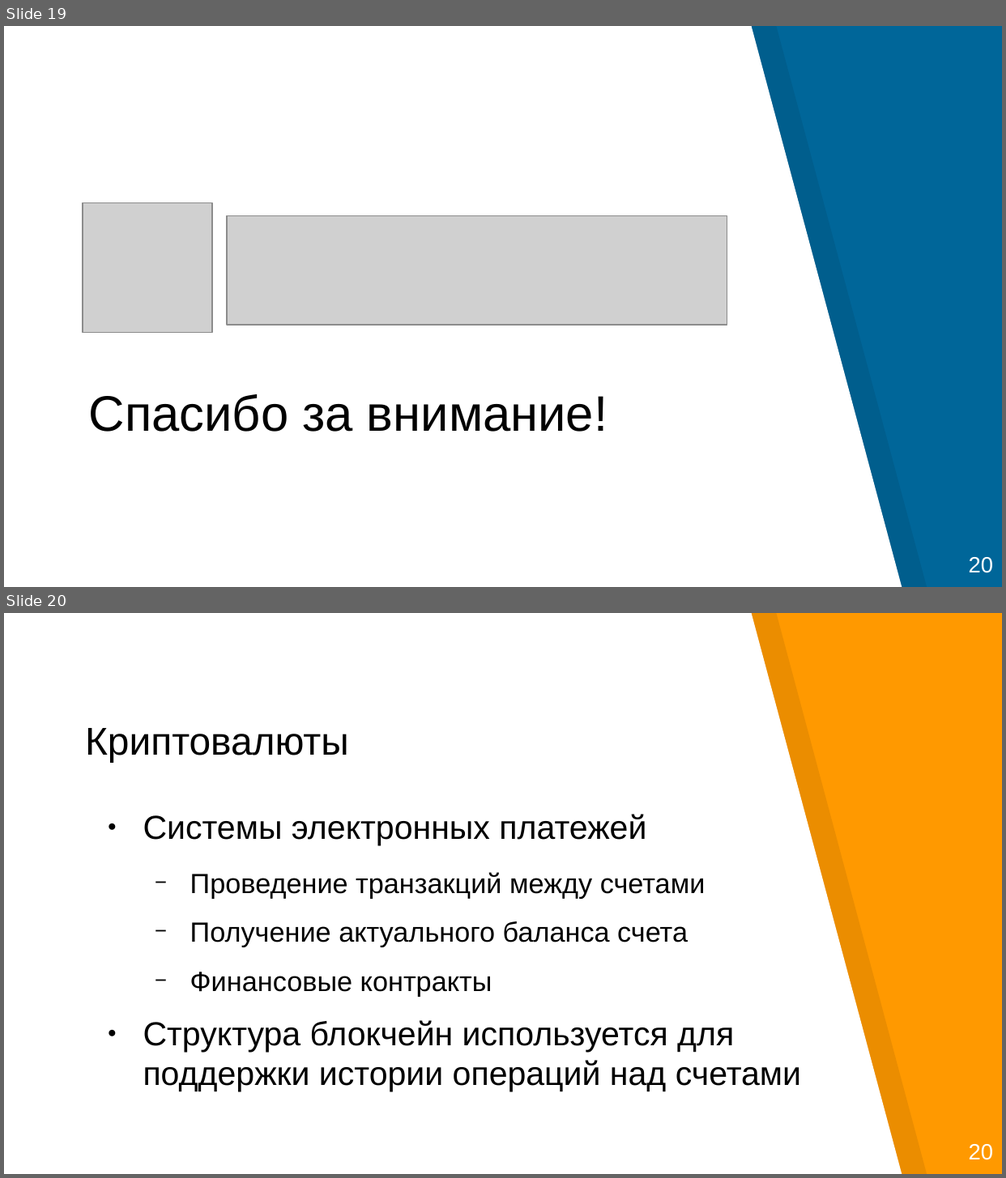
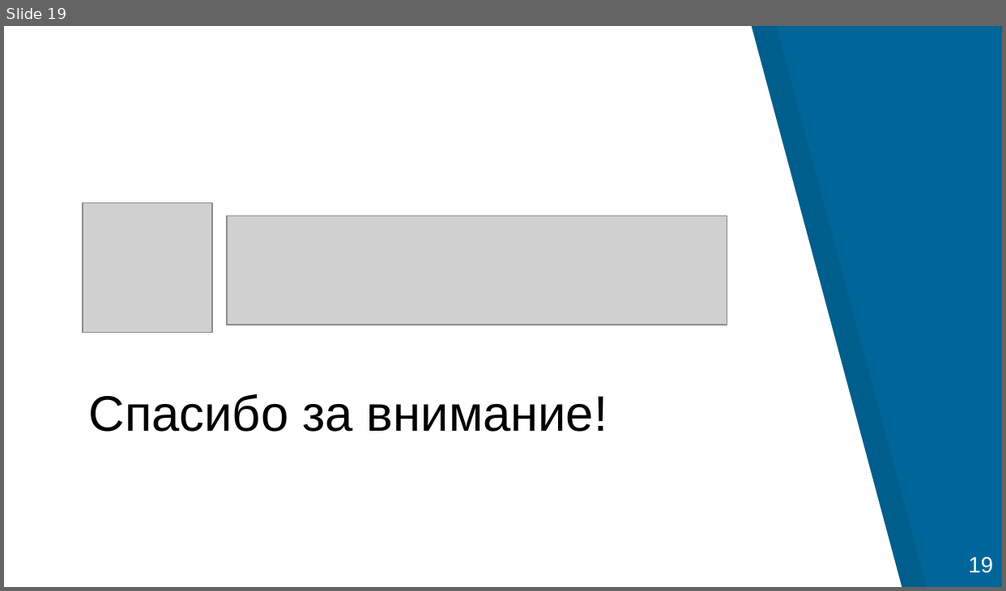
Before and after one commit to georgeee/itmo-master-thesis, a slide deck: presentation.odp. Shown one above the other, each under a label of ours: slides 19 and 20 before the commit, slide 19 after it. The pictures are 1006x1178 and 1006x591 pixels, drawn with LibreOffice and Linux fonts; fonts in the diff are those of the drawing; grey boxes stand for pictures. Boxes give left, top, right and bottom in pixels: in the first picture for what was removed or moved away, otherwise in the second. Text is boxed around its words. In the diff, an @@ line names an element or a change of style, - is before the commit and + after.

```diff
--- a/presentation.odp
+++ b/presentation.odp
@@ slide 20 removed at (x1=4, y1=613, x2=1002, y2=1174), background #FF9900; not listed: 3 template elements that a slide beside it also shows @@
@@ title removed at (x1=85, y1=728, x2=349, y2=763) @@
-Криптовалюты
@@ text removed at (x1=143, y1=814, x2=801, y2=1093) @@
-● Системы электронных платежей
-  − Проведение транзакций между счетами
-  − Получение актуального баланса счета
-  − Финансовые контракты
-● Структура блокчейн используется для поддержки истории операций над счетами
@@ slide 19 changed as well @@
@@ text at (x1=969, y1=557, x2=993, y2=574): text changed @@
-20
+19
```
Also in this commit, not shown: 17 other slides changed, 9 other files.
